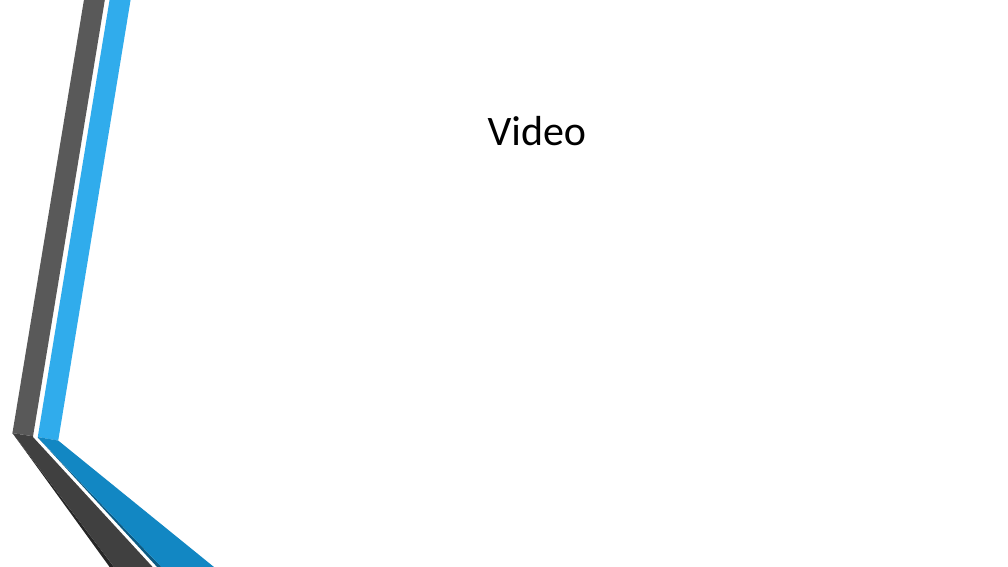
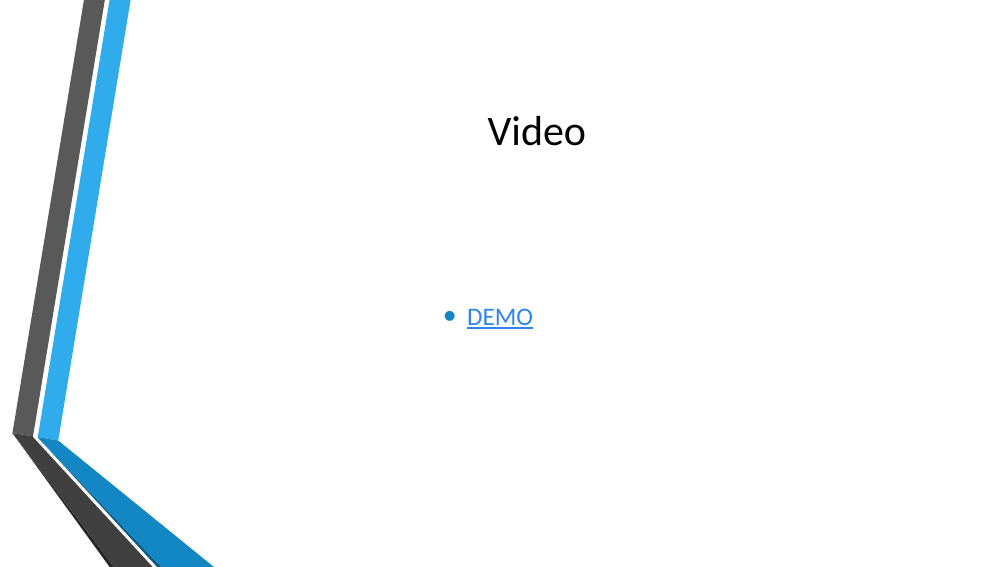
Before and after one commit to pasibun/containing, a slide deck: slide 6 of docs/presentatie/Project Containing.pptx. Drawn at 1008x567 pixels with LibreOffice and Linux fonts; fonts in the diff are those of the drawing; background and template pictures are left out. Boxes give left, top, right and bottom in pixels: in the first picture for what was removed or moved away, otherwise in the second. Text is boxed around its words. In the diff, an @@ line names an element or a change of style, - is before the commit and + after.

```diff
--- a/docs/presentatie/Project Containing.pptx
+++ b/docs/presentatie/Project Containing.pptx
@@ text added at bbox=[467, 308, 533, 329], 24 pt, text #3085ED, underline @@
+• DEMO
```
